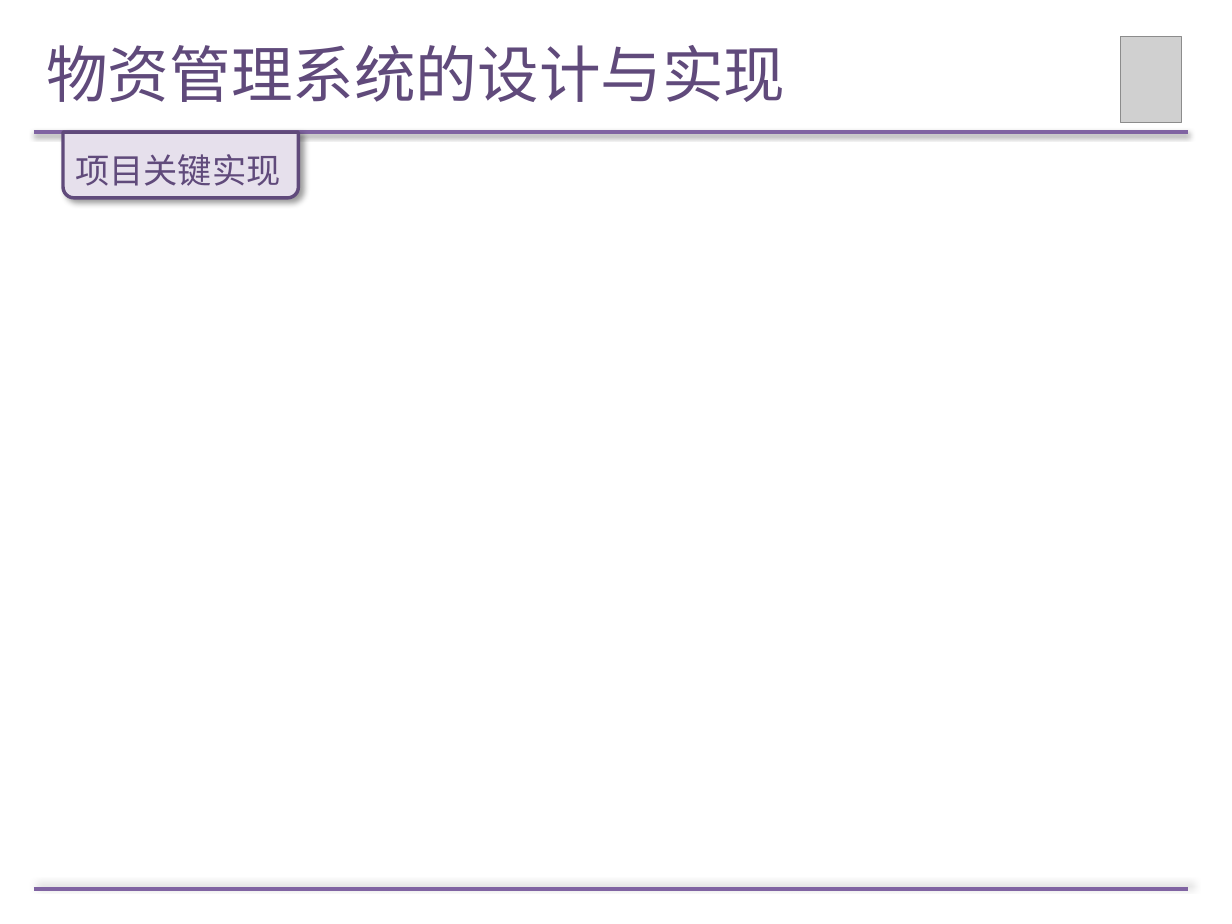
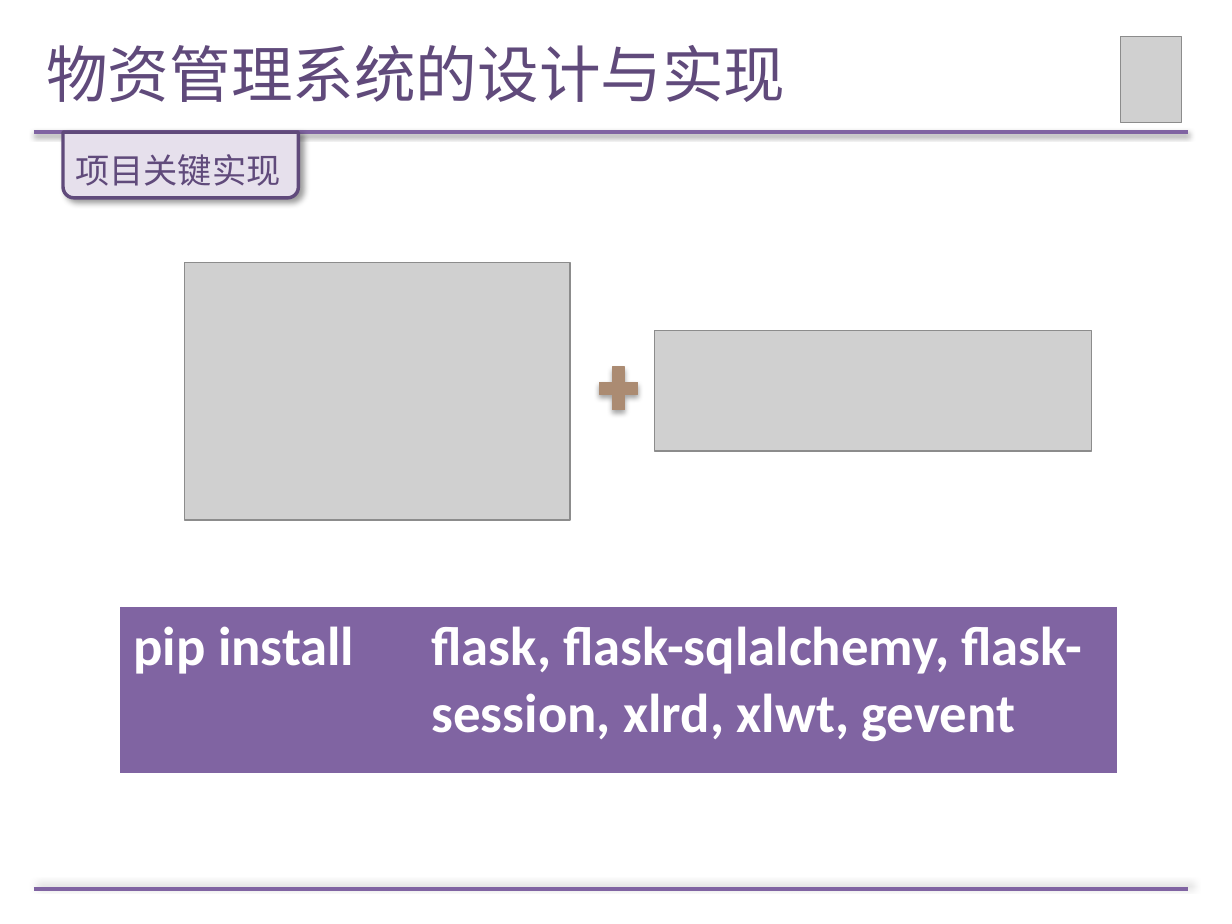
Before and after one commit to Wendy-Wu/LM-paper, a slide deck: slide 19 of 论文答辩PPT.pptx (slide 18 before the commit). Drawn at 1232x924 pixels with LibreOffice and Linux fonts; fonts in the diff are those of the drawing; grey boxes stand for pictures. Boxes give left, top, right and bottom in pixels: in the first picture for what was removed or moved away, otherwise in the second. Text is boxed around its words. In the diff, an @@ line names an element or a change of style, - is before the commit and + after.

```diff
--- a/论文答辩PPT.pptx
+++ b/论文答辩PPT.pptx
@@ picture added at [185, 262, 570, 520] @@
@@ picture added at [654, 330, 1092, 451] @@
@@ plus sign added at [593, 360, 646, 418], fill #AB8B72, outline #AB8B72 0.75 pt @@
@@ table added at [121, 607, 1115, 772], 1 rows, 2 columns @@
+pip install | flask, flask-sqlalchemy, flask-session, xlrd, xlwt, gevent
```
Also in this commit, not shown: 8 other slides changed, 7 slides added.
